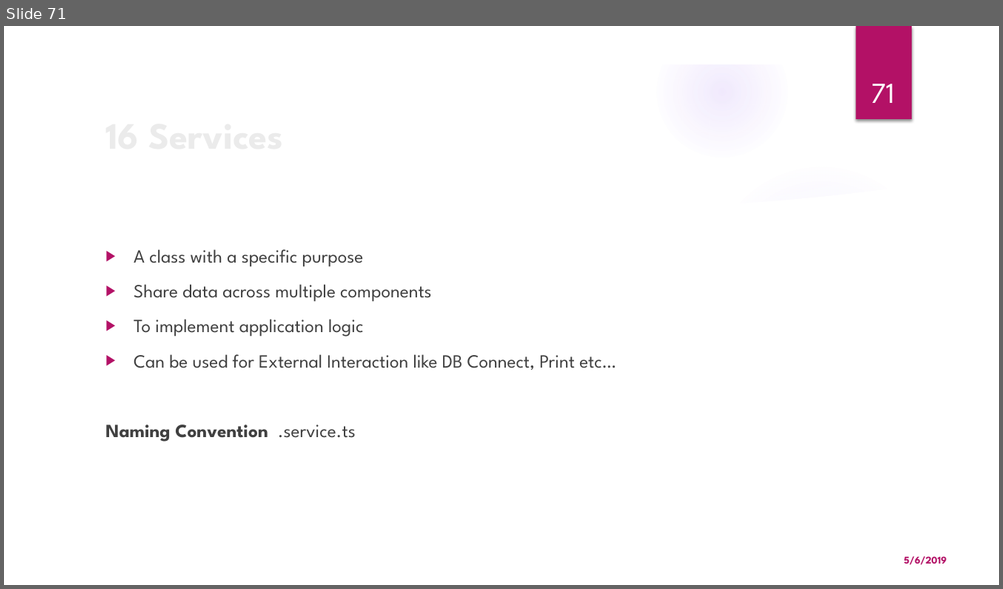
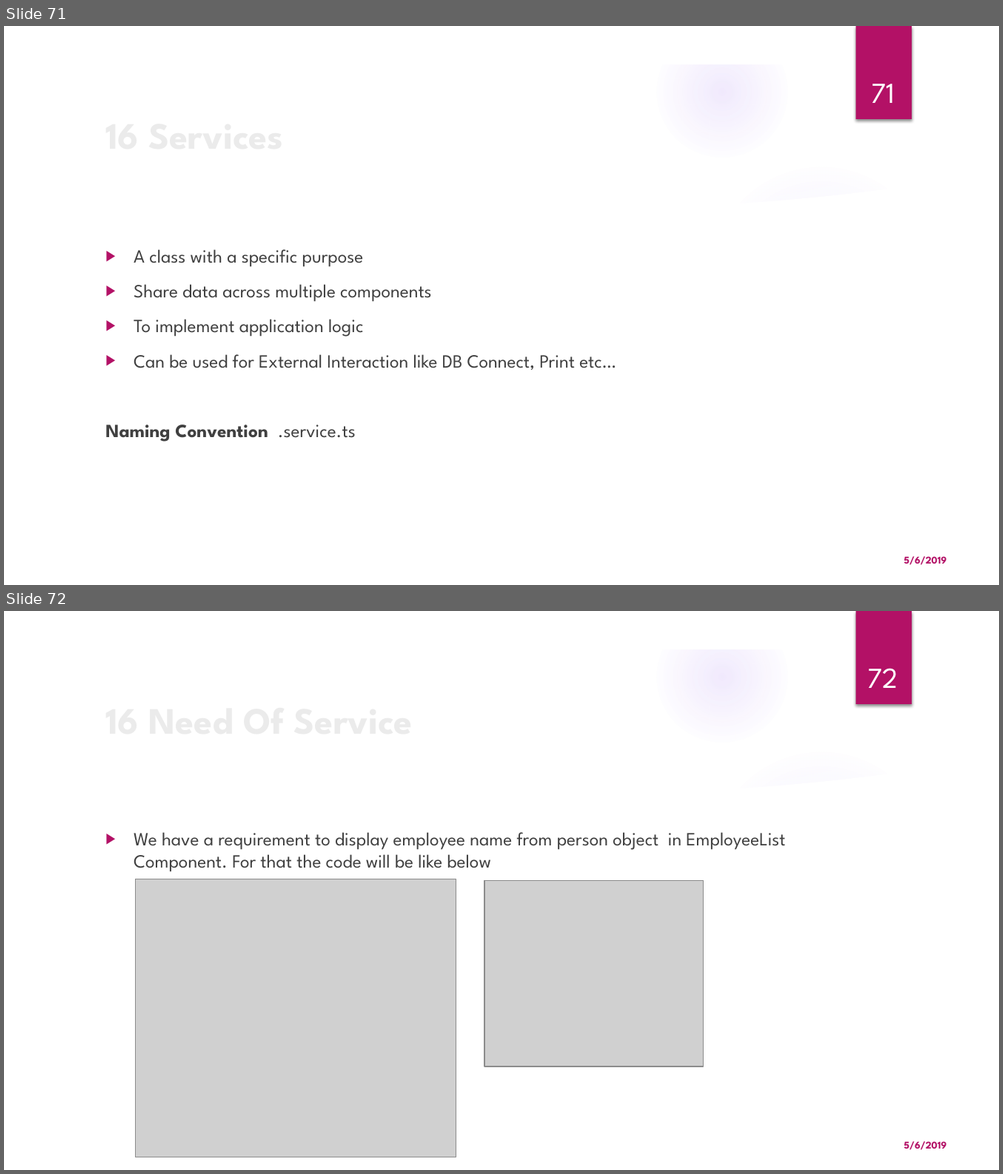
Before and after one commit to monicka2479/AngularSession, a slide deck: Angular Presentation.pptx. Shown one above the other, each under a label of ours: slide 71 before the commit, slides 71 and 72 after it. The pictures are 1003x589 and 1003x1174 pixels, drawn with LibreOffice and Linux fonts; fonts in the diff are those of the drawing; grey boxes stand for pictures; background and template pictures are left out. Boxes give left, top, right and bottom in pixels: in the first picture for what was removed or moved away, otherwise in the second. Text is boxed around its words. In the diff, an @@ line names an element or a change of style, - is before the commit and + after.

```diff
--- a/Angular Presentation.pptx
+++ b/Angular Presentation.pptx
@@ slide 72 added at [4,611,999,1170], background picture (left out); not listed: 9 template elements that a slide beside it also shows @@
@@ page number added at [868,668,898,688], 28 pt, text #FFFFFF @@
+72
@@ title added at [98,690,813,748], 36 pt, text #EBEBEB, bold @@
+16 Need Of Service
@@ text added at [134,832,785,872], 18 pt, text #404040 @@
+▶ We have a requirement to display employee name from person object in EmployeeList Component. For that the code will be like below
@@ picture added at [135,880,455,1158] @@
@@ picture added at [484,880,703,1067] @@
@@ text added at [904,1142,947,1150], 10 pt, text #B31166, bold @@
+5/6/2019
```
Also in this commit, not shown: 2 slides changed, 4 other slides added.
